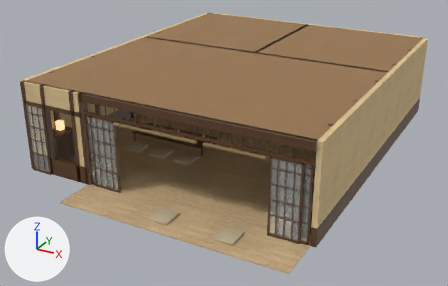
An edit to the glTF model assets/models/env/second_ai/aa_support/yizhan.glb, drawn before and after from the same camera.
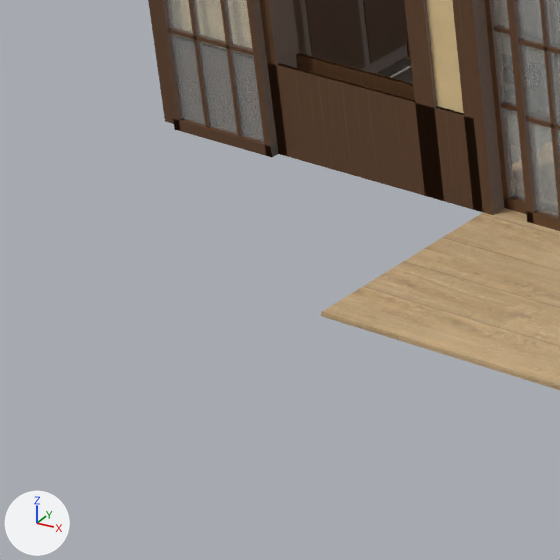
The first picture shows the older version from a 50 mm camera at (8.27, -16.46, 7.81) aimed at (-0.16, -1.13, 0.15). The close-ups show the older and then the newer version on the part from 1% to 23% of the width and 51% to 86% of the height of that picture. Only the edits that show in the close-ups are written down. The lights are fixed; the arrows at lower left show +X, +Y and +Z. Where no turn or scale is listed for an object, it has been applied to the vertices. Vertices at exactly the same position are counted once.

The first close-up shows 'WALL_engawa_yzn_glass', 'WALL_engawa_yzn_post', 'WALL_engawa_yzn_wall', 'yzn_floor', 'yzn_post', 'yzn_vc', 'yzn_vcg'.
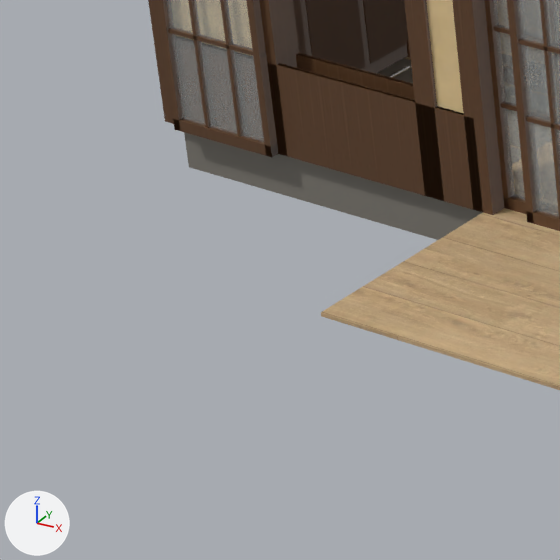
Boxes [x1, y1, x2, y2] around the edits, measured in the close-ups (560 x 560 px):
'yzn_vcg', reshaped: before [376, 58, 413, 83]; after [184, 58, 483, 240]
part 1 of me_yzn_vcg, added: after [184, 132, 483, 240]

The change, as a diff of the scene's bpy script:
```diff
--- a/assets/models/env/second_ai/aa_support/yizhan.glb.py
+++ b/assets/models/env/second_ai/aa_support/yizhan.glb.py
@@ me_yzn_vcg @@
 # used by ob_yzn_vcg; location = (0.0, 0.0, 0.0)
-me_yzn_vcg.from_pydata(...)  # 2490 vertices, 4522 faces; spans x -4.2..4.17, y -4.99..5.0, z -0.02..2.0
+me_yzn_vcg.from_pydata(...)  # 2548 vertices, 4538 faces; spans x -4.2..4.18, y -5.02..5.0, z -0.27..2.16
+# me_yzn_vcg part 1: a new loose piece, a box spanning x -4.2..-2.2, y -5.02..-4.97, z -0.27..0.005, in mat_yzn_vc_gloss
+# other edits to the shape of me_yzn_vcg do not show in these pictures
 me_yzn_vcg.materials.append(mat_yzn_vc_gloss)
```
